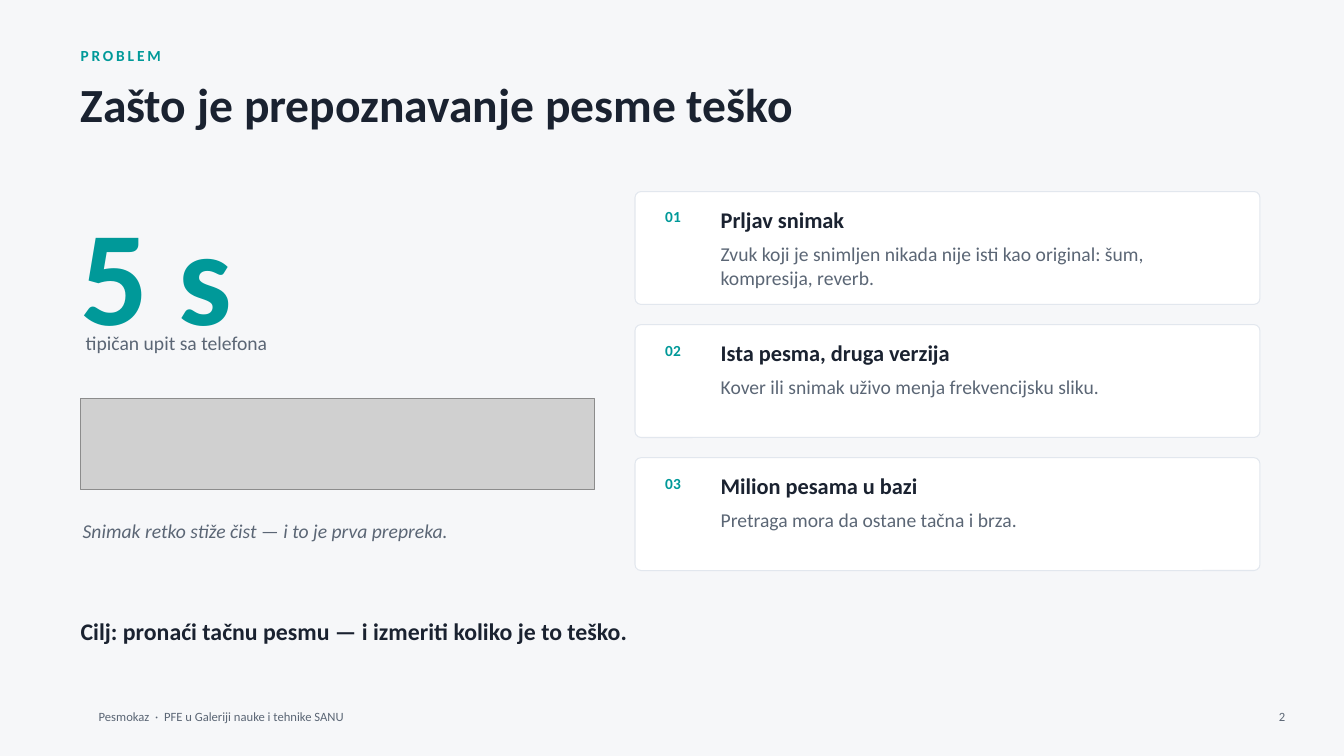
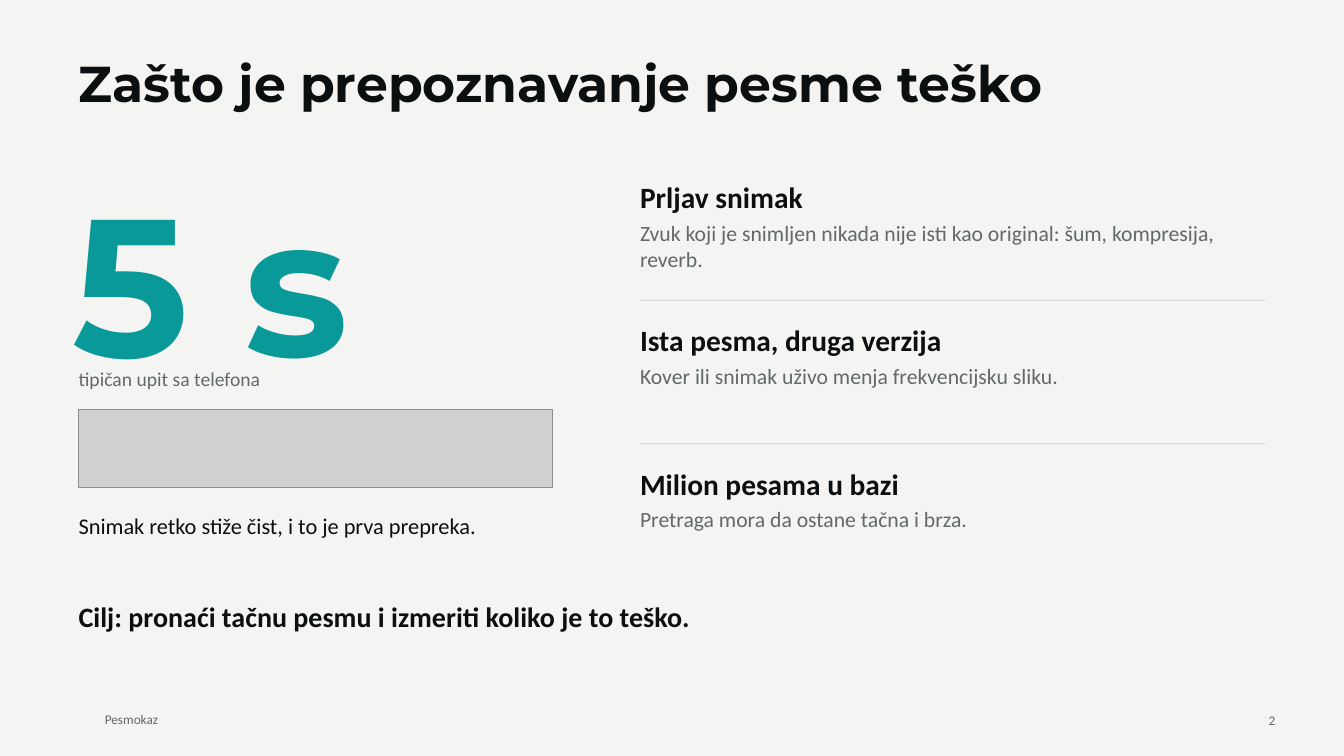
Before and after one commit to MaliBalavi/presentations, a slide deck: slide 2 of decks/pesmokaz/deck.pptx. Drawn at 1344x756 pixels with LibreOffice and Linux fonts; fonts in the diff are those of the drawing; grey boxes stand for pictures; background and template pictures are left out. Boxes give left, top, right and bottom in pixels: in the first picture for what was removed or moved away, otherwise in the second. Text is boxed around its words. In the diff, an @@ line names an element or a change of style, - is before the commit and + after.

```diff
--- a/decks/pesmokaz/deck.pptx
+++ b/decks/pesmokaz/deck.pptx
@@ background #F6F7F9 to #F4F5F2 @@
@@ text "Zašto je prepoznavanje pesme teško": place and size @@
-text "Zašto je prepoznavanje pesme teško" at bbox=[81, 88, 793, 130]
+text "Zašto je prepoznavanje pesme teško" at bbox=[79, 62, 1042, 112]
@@ text "Zašto je prepoznavanje pesme teško" at bbox=[79, 62, 1042, 112]: size 34 to 36 pt, font Calibri to Montserrat, text colour #1A2230 to #0C0F10; line spacing 1 to 0.95 @@
@@ text removed at bbox=[81, 51, 161, 61] @@
-PROBLEM
@@ text "5 s": place and size @@
-text "5 s" at bbox=[81, 238, 232, 353]
+text "5 s" at bbox=[73, 219, 349, 389]
@@ text "5 s" at bbox=[73, 219, 349, 389]: size 96 to 140 pt, font Calibri to Montserrat, text colour #009999 to #099999 @@
@@ size 16 to 21 pt, text colour #1A2230 to #0C0F10 in 3 elements at bbox=[640, 474, 899, 500], bbox=[640, 330, 942, 356], bbox=[640, 187, 802, 213] @@
@@ text "Prljav snimak": place and size @@
-text "Prljav snimak" at bbox=[721, 212, 844, 232]
+text "Prljav snimak" at bbox=[640, 187, 802, 213]
@@ rounded rectangle removed at bbox=[635, 192, 1260, 304] @@
@@ size 14 to 15.5 pt, text colour #5B6675 to #626967 in 3 elements at bbox=[640, 512, 967, 531], bbox=[640, 369, 1058, 388], bbox=[640, 226, 1214, 267] @@
@@ text "Zvuk koji je snimljen nikada ...": place and size @@
-text "Zvuk koji je snimljen nikada ..." at bbox=[721, 247, 1144, 289]
+text "Zvuk koji je snimljen nikada ..." at bbox=[640, 226, 1214, 267]
@@ text removed at bbox=[665, 212, 681, 222] @@
-01
@@ rounded rectangle removed at bbox=[635, 325, 1260, 438] @@
@@ text "Ista pesma, druga verzija": place and size @@
-text "Ista pesma, druga verzija" at bbox=[721, 345, 950, 365]
+text "Ista pesma, druga verzija" at bbox=[640, 330, 942, 356]
@@ line added from (640, 300) to (1265, 300), #D6D9D4 0.75 pt @@
@@ text removed at bbox=[665, 346, 681, 356] @@
-02
@@ text "tipičan upit sa telefona": place and size @@
-text "tipičan upit sa telefona" at bbox=[86, 336, 267, 353]
+text "tipičan upit sa telefona" at bbox=[79, 372, 260, 389]
@@ text "tipičan upit sa telefona" at bbox=[79, 372, 260, 389]: text colour #5B6675 to #626967 @@
@@ text "Kover ili snimak uživo menja ...": place and size @@
-text "Kover ili snimak uživo menja ..." at bbox=[721, 380, 1099, 398]
+text "Kover ili snimak uživo menja ..." at bbox=[640, 369, 1058, 388]
@@ picture: place and size @@
-picture at bbox=[81, 398, 595, 490]
+picture at bbox=[79, 409, 553, 488]
@@ line added from (640, 444) to (1265, 444), #D6D9D4 0.75 pt @@
@@ rounded rectangle removed at bbox=[635, 458, 1260, 571] @@
@@ text "Milion pesama u bazi": place and size @@
-text "Milion pesama u bazi" at bbox=[721, 478, 917, 498]
+text "Milion pesama u bazi" at bbox=[640, 474, 899, 500]
@@ text removed at bbox=[665, 479, 681, 489] @@
-03
@@ text "Pretraga mora da ostane tačna ...": place and size @@
-text "Pretraga mora da ostane tačna ..." at bbox=[721, 513, 1017, 531]
+text "Pretraga mora da ostane tačna ..." at bbox=[640, 512, 967, 531]
@@ text at bbox=[79, 518, 476, 538]: text changed; size 14 to 16 pt; text colour #5B6675 to #0C0F10; italic off @@
-Snimak retko stiže čist — i to je prva prepreka.
+Snimak retko stiže čist, i to je prva prepreka.
@@ text at bbox=[79, 607, 690, 632]: text changed; size 17 to 20 pt; text colour #1A2230 to #0C0F10 @@
-Cilj: pronaći tačnu pesmu — i izmeriti koliko je to teško.
+Cilj: pronaći tačnu pesmu i izmeriti koliko je to teško.
@@ text removed at bbox=[99, 712, 343, 723] @@
-Pesmokaz · PFE u Galeriji nauke i tehnike SANU
@@ text added at bbox=[105, 715, 158, 724], 9.5 pt, text #626967 @@
+Pesmokaz
@@ page number at bbox=[1269, 716, 1276, 725]: size 9 to 9.5 pt, text colour #5B6675 to #626967 @@
```
Also in this commit, not shown: 15 other slides changed, 2 slides removed, 8 other files.
